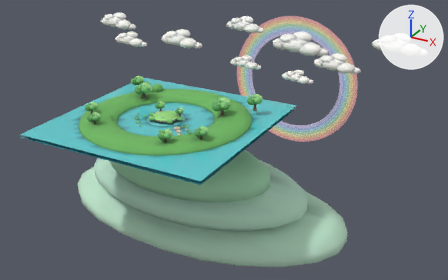
The glTF model public/assets/worlds/river-garden/home_environment.glb as it was, and as the next commit left it.
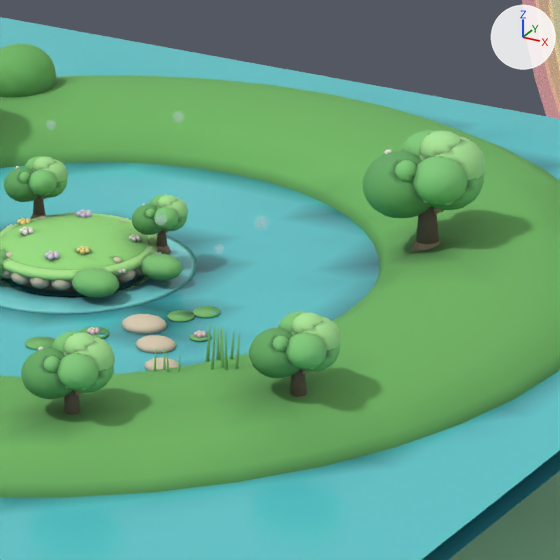
Each version is shown whole from a 50 mm camera at (56.4, -82.1, 38.9) aimed at (3.7, 13.7, -9.0), then close up on the part from 34% to 54% of the width and 27% to 59% of the height. Lighting does not change. The marker at upper right points along +X, +Y and +Z. The first two pictures are the older version. Where no turn or scale is listed for an object, it has been applied to the vertices. Vertices at exactly the same position are counted once.

Script lines for the objects in view, before the commit:
```python
me_sphere_209 = bpy.data.meshes.new('Sphere.209')
me_sphere_209.from_pydata(...)  # 2714 vertices, 5304 faces; spans x -0.75..8.63, y -7.18..1.43, z -0.93..0.12
me_sphere_209.materials.append(mat_env_rock)
me_sphere_262 = bpy.data.meshes.new('Sphere.262')
me_sphere_262.from_pydata(...)  # 2096 vertices, 4136 faces; spans x -4.25..0.18, y -2.29..2.19, z -0.54..0.5
me_sphere_262.materials.append(mat_env_grass)
me_sphere_307 = bpy.data.meshes.new('Sphere.307')
me_sphere_307.from_pydata(...)  # 8648 vertices, 16940 faces; spans x -2.0..24.4, y -5.2..16.1, z -2.2..1.7
me_sphere_307.materials.append(mat_env_leaf)
ob_env_merged_grass = bpy.data.objects.new('ENV_Merged_Grass', me_sphere_262)
ob_env_merged_grass.location = (2.02, 0.0, -0.04)
ob_env_merged_leaf = bpy.data.objects.new('ENV_Merged_Leaf', me_sphere_307)
ob_env_merged_leaf.location = (-10.83, -5.75, 1.55)
ob_env_merged_rock = bpy.data.objects.new('ENV_Merged_Rock', me_sphere_209)
ob_env_merged_rock.location = (-1.62, 0.92, 0.15)
# also in view: 'ENV_Merged_GrassLit' at (0.0, 0.0, 0.0); 'ENV_Merged_Bark' at (0.2, -0.4, 1.0); 'ENV_Merged_LeafDark' at (-0.2, -0.6, 1.6); 'ENV_Merged_LeafLit' at (0.3, -0.2, 2.0); 'ENV_Merged_GrassShade' at (0.0, 0.0, -0.3)
```
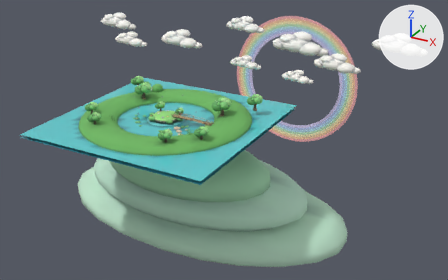
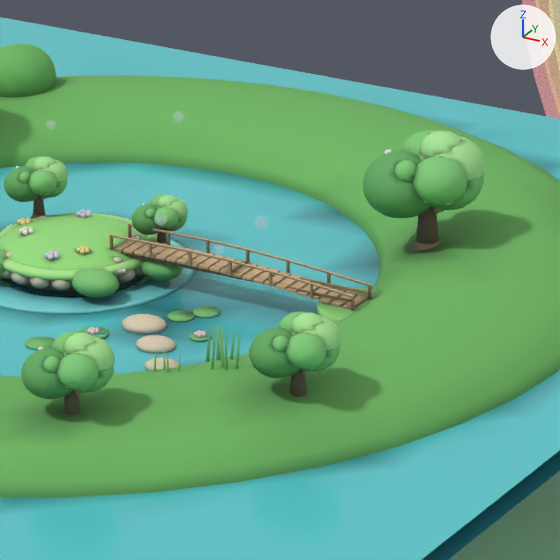
Where the newer file only moved an object's origin or applied its transform, the numbers keep the older frame.

What differs and where, as boxes (x1, y1, x2, y2) in the close-ups (560 x 560 px):
'ENV_Merged_Grass', reshaped
    before: (0, 215, 149, 278)
    after: (0, 215, 385, 322)
'ENV_Merged_Plank', added (beige)
    after: (112, 224, 370, 310)
'ENV_Merged_PlankShade', added
    after: (109, 224, 372, 311)
part 1 of me_sphere_262, added
    after: (317, 288, 385, 322)
part 2 of me_sphere_262, edited (looks the same)
    both: (0, 215, 149, 278)
part 3 of me_sphere_307, recoloured
    both: (113, 212, 220, 334)

The change, as a list of edits to the scene's bpy script:
```text
Add mat_env_plankshade:
    mat_env_plankshade = bpy.data.materials.new('ENV_PlankShade')
    # nodes: BsdfPrincipled, Mix, OutputMaterial, VertexColor
    # colours: brown #c0a07a, mixed with the vertex colours
Add mat_env_plank:
    mat_env_plank = bpy.data.materials.new('ENV_Plank')
    # nodes: BsdfPrincipled, Mix, OutputMaterial, VertexColor
    # colours: beige #d8b890, mixed with the vertex colours
Change me_sphere_262:
    used by ob_env_merged_grass; location = (2.02, 0.0, -0.04)
    remove me_sphere_262.from_pydata(...)  # 2096 vertices, 4136 faces; spans x -4.25..0.18, y -2.29..2.19, z -0.54..0.5
    add me_sphere_262.from_pydata(...)  # 2136 vertices, 4212 faces; spans x -4.25..8.03, y -2.29..2.19, z -0.54..0.5
    me_sphere_262 part 1: a new loose piece, a 20-sided cylinder along z spanning x 5.73..8.03, y -1.05..1.25, z -0.28..0.06, in mat_env_grass
    me_sphere_262 part 2: 968 kept faces spanning x -4.1..0.06, y -2.29..2.17, z -0.5..0.5 get new vertex colours
Change me_sphere_307:
    where me_sphere_307.from_pydata(...)  # 8648 vertices, 16940 faces; spans x -2.0..24.4, y -5.2..16.1, z -2.2..1.7
    used by ob_env_merged_leaf; location = (-10.83, -5.75, 1.55)
    me_sphere_307 part 3: 579 kept faces spanning x 12.1..16.6, y 3.3..7.2, z -2.2..-0.3 get new vertex colours
Add me_cylinder_008:
    me_cylinder_008.from_pydata(...)  # 184 vertices, 304 faces; spans x -0.04..7.49, y -0.04..0.94, z -0.51..0.23
    me_cylinder_008.materials.append(mat_env_plankshade)
Add me_cube:
    me_cube.from_pydata(...)  # 272 vertices, 408 faces; spans x -0.17..7.28, y -0.47..0.48, z -0.32..0.42
    me_cube.materials.append(mat_env_plank)
Add ob_env_merged_plankshade:
    ob_env_merged_plankshade = bpy.data.objects.new('ENV_Merged_PlankShade', me_cylinder_008)
    ob_env_merged_plankshade.location = (1.45, -0.35, 0.51)
Add ob_env_merged_plank:
    ob_env_merged_plank = bpy.data.objects.new('ENV_Merged_Plank', me_cube)
    ob_env_merged_plank.location = (1.62, 0.1, 0.32)
```
